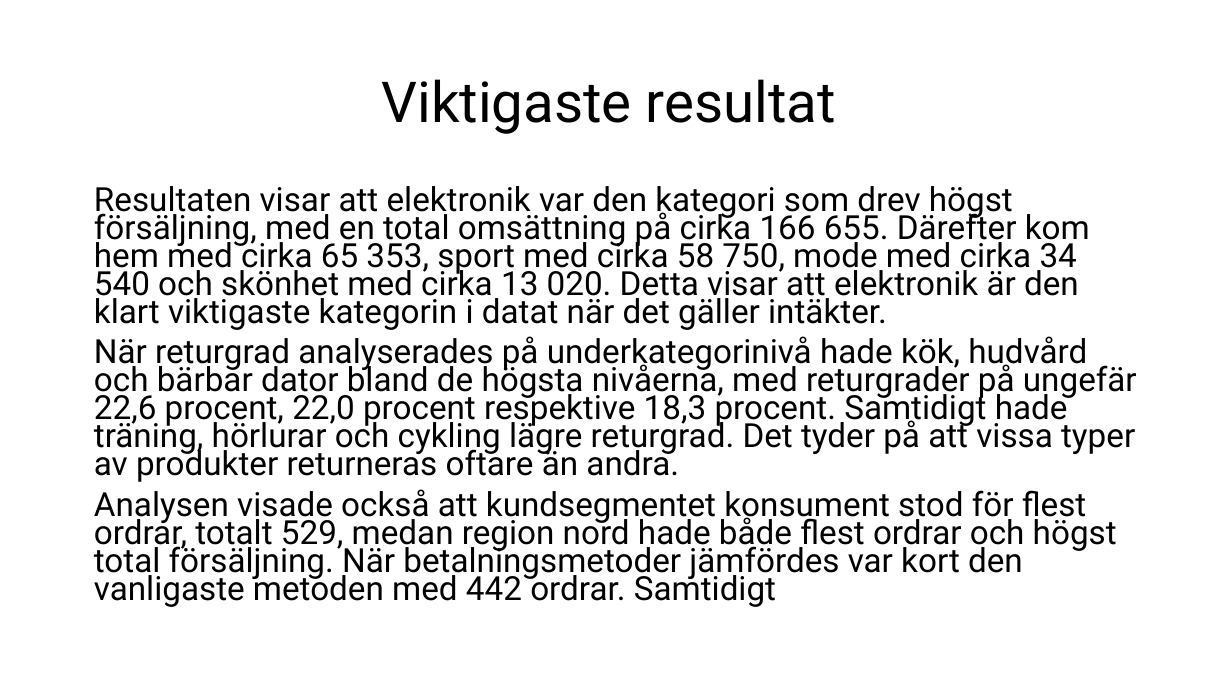
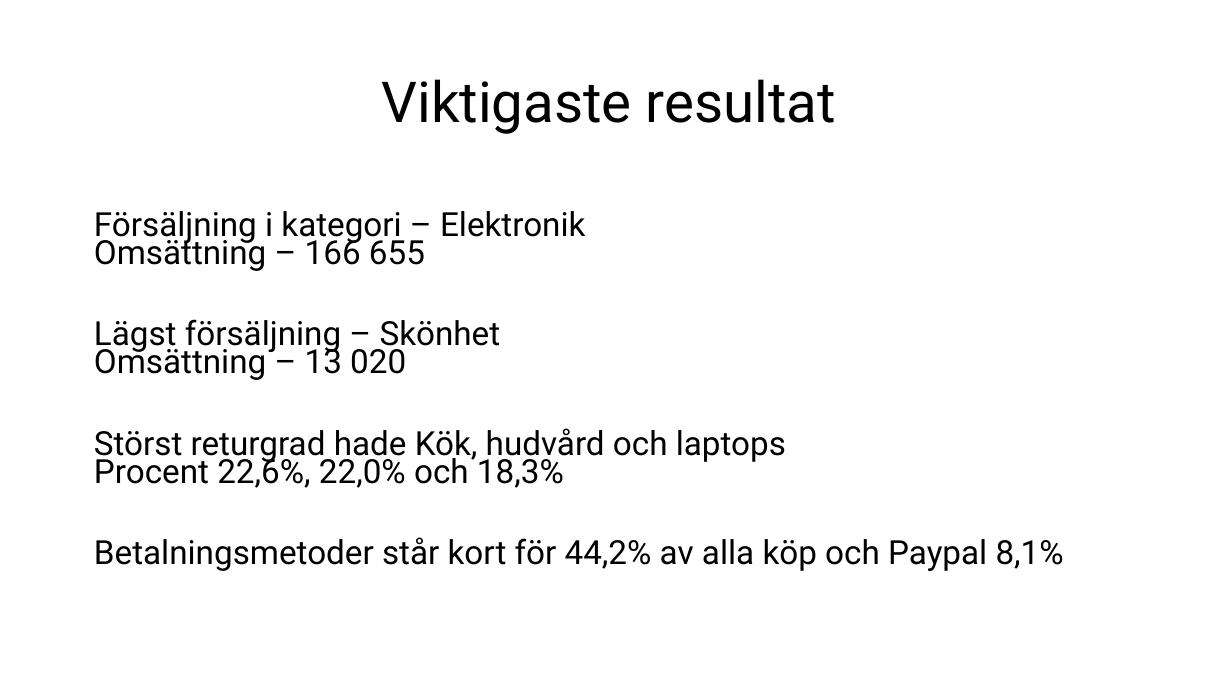
Before and after one commit to eliasstalfreelancer/GruppArbete_Grupp_1_Programering_R, a slide deck: slide 6 of rapport_folder/Placeholder_PowerPoint.pptx. Drawn at 1232x693 pixels with LibreOffice and Linux fonts; fonts in the diff are those of the drawing. Boxes give left, top, right and bottom in pixels: in the first picture for what was removed or moved away, otherwise in the second. Text is boxed around its words. In the diff, an @@ line names an element or a change of style, - is before the commit and + after.

```diff
--- a/rapport_folder/Placeholder_PowerPoint.pptx
+++ b/rapport_folder/Placeholder_PowerPoint.pptx
@@ text at <box>94,211,1064,571</box>: text changed @@
-Resultaten visar att elektronik var den kategori som drev högst försäljning, med en total omsättning på cirka 166 655. Därefter kom hem med cirka 65 353, sport med cirka 58 750, mode med cirka 34 540 och skönhet med cirka 13 020. Detta visar att elektronik är den klart viktigaste kategorin i datat när det gäller intäkter.
-När returgrad analyserades på underkategorinivå hade kök, hudvård och bärbar dator bland de högsta nivåerna, med returgrader på ungefär 22,6 procent, 22,0 procent respektive 18,3 procent. Samtidigt hade träning, hörlurar och cykling lägre returgrad. Det tyder på att vissa typer av produkter returneras oftare än andra.
-Analysen visade också att kundsegmentet konsument stod för flest ordrar, totalt 529, medan region nord hade både flest ordrar och högst total försäljning. När betalningsmetoder jämfördes var kort den vanligaste metoden med 442 ordrar. Samtidigt
+Försäljning i kategori – Elektronik
+Omsättning – 166 655
+Lägst försäljning – Skönhet
+Omsättning – 13 020
+Störst returgrad hade Kök, hudvård och laptops
+Procent 22,6%, 22,0% och 18,3%
+Betalningsmetoder står kort för 44,2% av alla köp och Paypal 8,1%
```
Also in this commit, not shown: 4 other slides changed.
